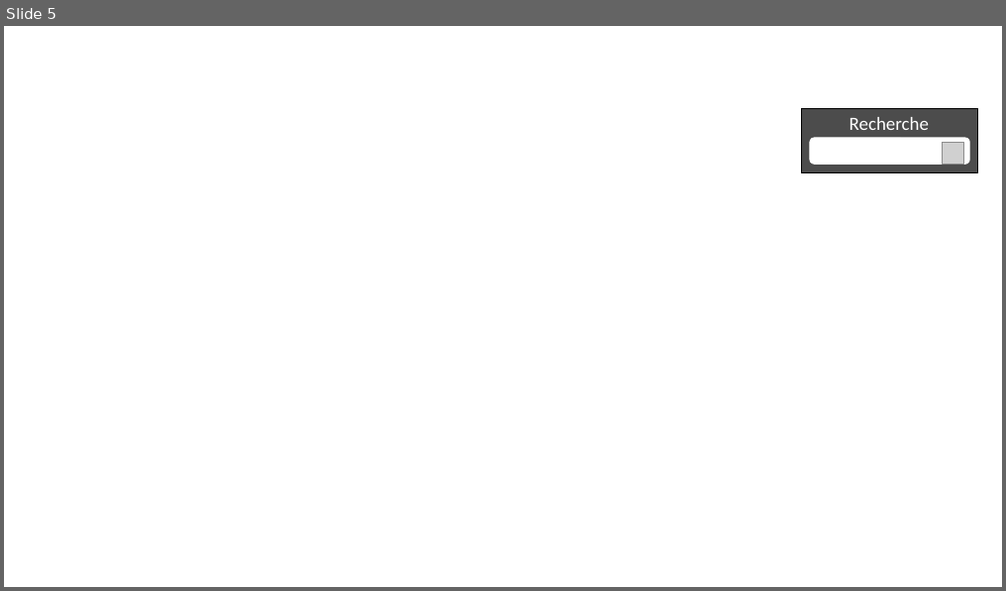
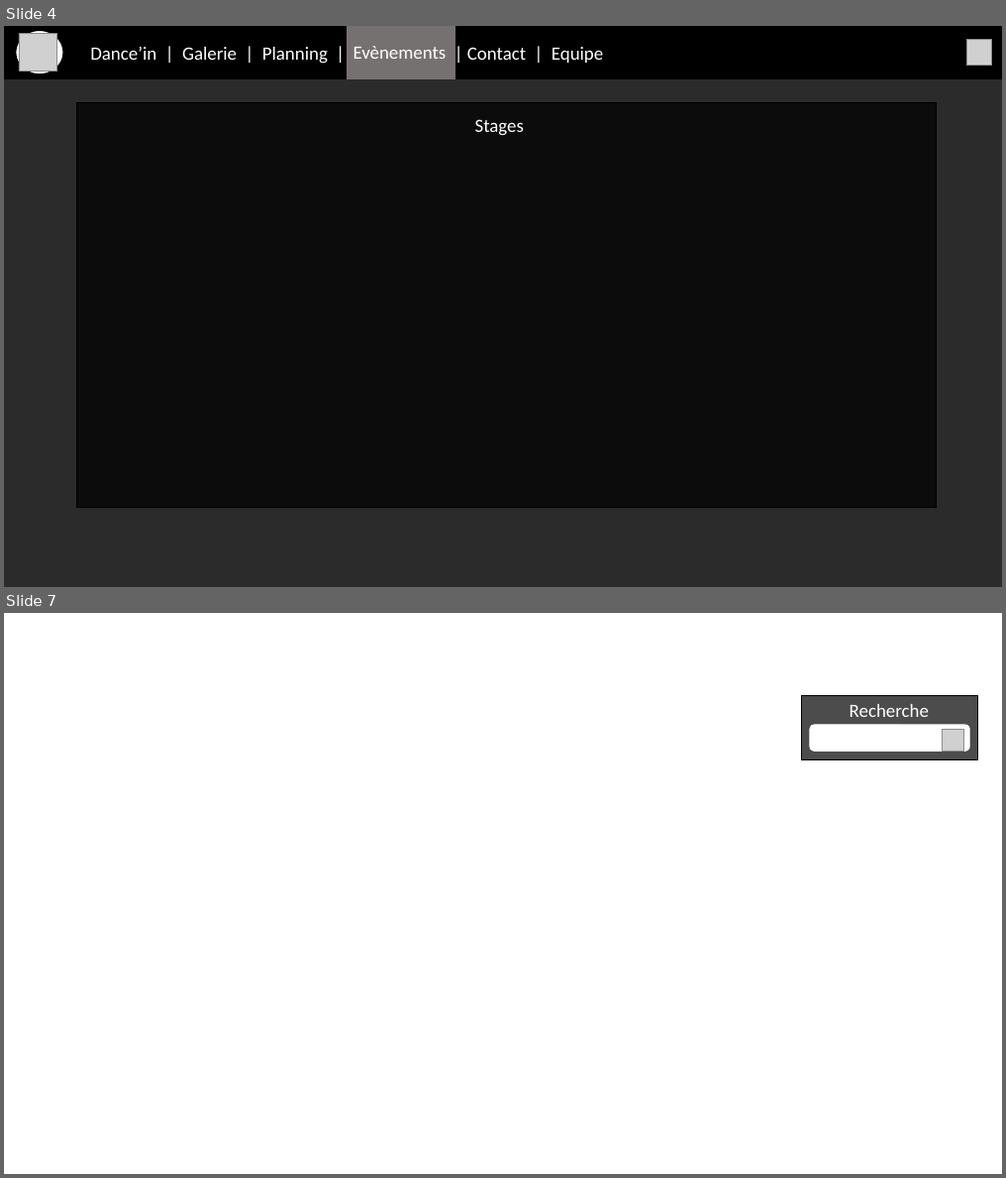
Before and after one commit to GuilhemS/dance-in, a slide deck: Conception/Conception.pptx. Shown one above the other, each under a label of ours: slide 5 before the commit, slides 4 and 7 after it; the slides between them are not shown. The pictures are 1006x591 and 1006x1178 pixels, drawn with LibreOffice and Linux fonts; fonts in the diff are those of the drawing; grey boxes stand for pictures; background and template pictures are left out; a plain dark background stands for a picture behind light text. Boxes give left, top, right and bottom in pixels: in the first picture for what was removed or moved away, otherwise in the second. Text is boxed around its words. In the diff, an @@ line names an element or a change of style, - is before the commit and + after.

```diff
--- a/Conception/Conception.pptx
+++ b/Conception/Conception.pptx
@@ slide 4 added at <box>4,26,1002,587</box>, background picture (left out) @@
@@ rectangle added at <box>4,26,1002,78</box>, fill #000000, outline #000000 1 pt, 18 pt, text #FFFFFF @@
+Dance’in | Galerie | Planning | Evènements | Contact | Equipe
@@ ellipse added at <box>15,30,63,76</box>, fill #FFFFFF, outline #000000 3 pt @@
@@ picture added at <box>19,34,57,71</box> @@
@@ rectangle added at <box>348,26,455,78</box>, fill #767171, outline #767171 1 pt @@
@@ text added at <box>353,46,447,59</box>, 18 pt, text #FFFFFF @@
+Evènements
@@ picture added at <box>966,39,992,65</box> @@
@@ rectangle added at <box>76,103,936,508</box>, fill #000000 at 70% opacity, outline #000000 1 pt @@
@@ text added at <box>475,119,524,136</box>, 18 pt, text #FFFFFF @@
+Stages
@@ what was slide 5 is now slide 7 @@
```
Also in this commit, not shown: 3 slides changed, 2 other slides added, 1 slide removed, 1 other file.
